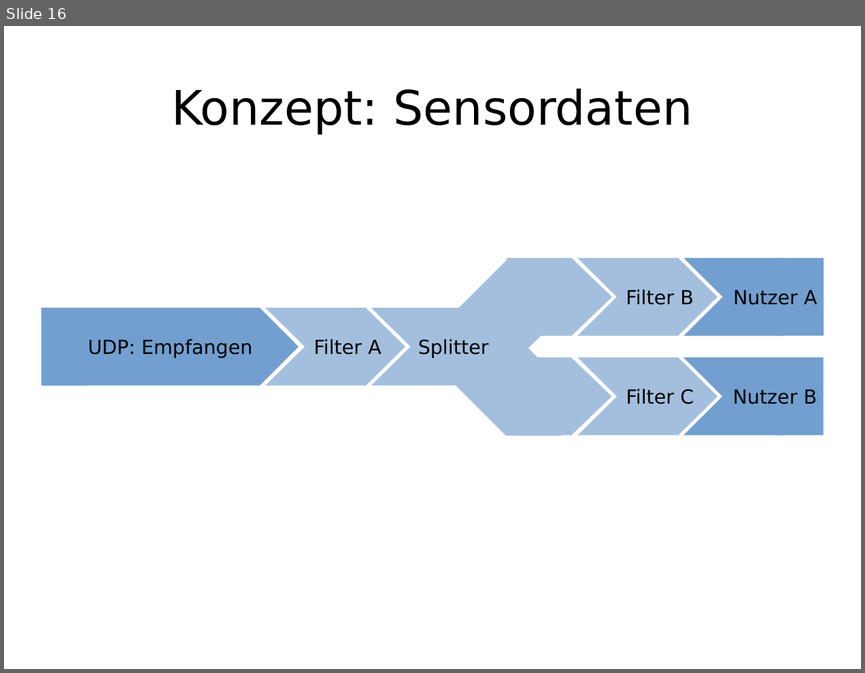
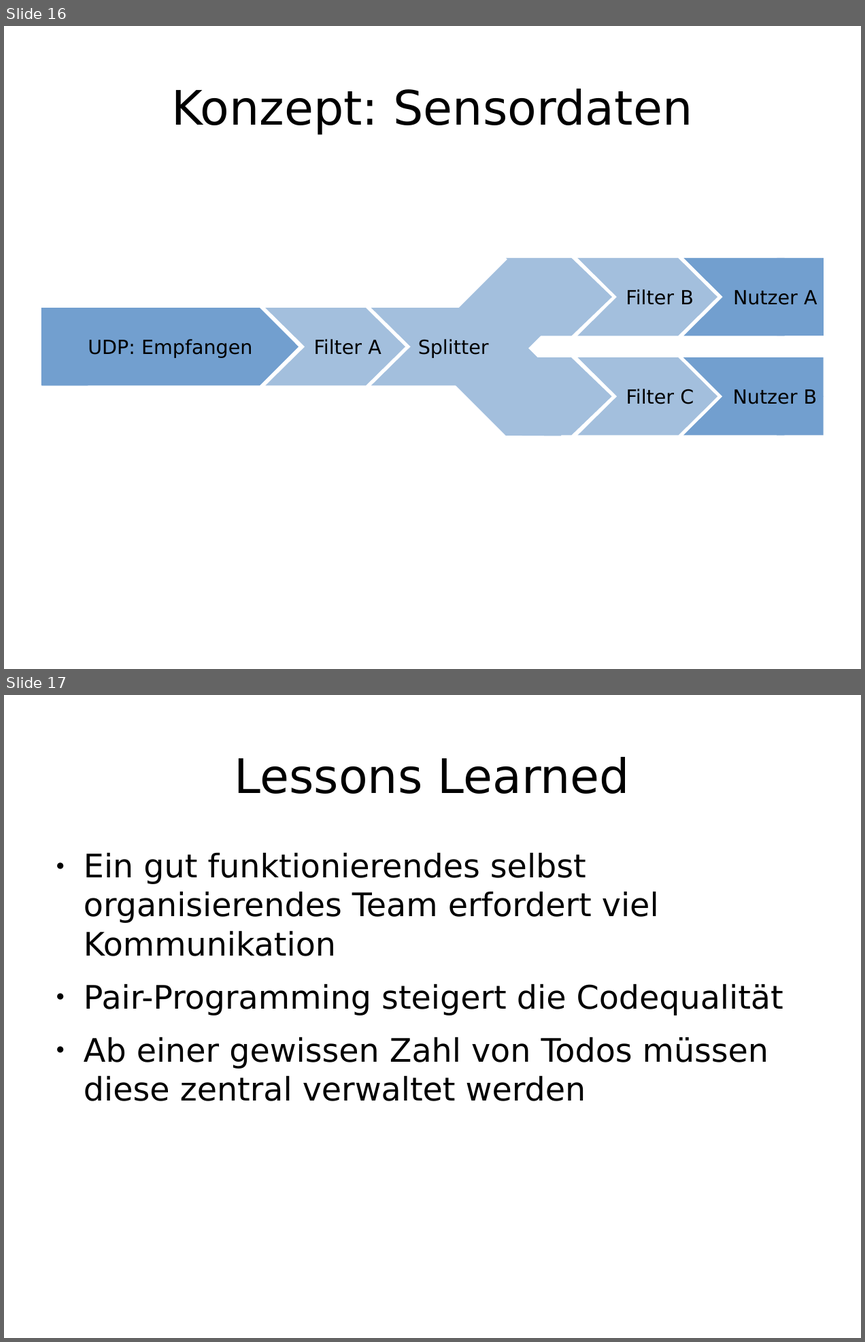
Before and after one commit to enra64/psychic-giggle, a slide deck: zwischenstand anfang dezember.odp. Shown one above the other, each under a label of ours: slide 16 before the commit, slides 16 and 17 after it. The pictures are 865x673 and 865x1342 pixels, drawn with LibreOffice and Linux fonts; fonts in the diff are those of the drawing. Boxes give left, top, right and bottom in pixels: in the first picture for what was removed or moved away, otherwise in the second. Text is boxed around its words. In the diff, an @@ line names an element or a change of style, - is before the commit and + after.

```diff
--- a/zwischenstand anfang dezember.odp
+++ b/zwischenstand anfang dezember.odp
@@ slide 17 added at [4, 695, 861, 1338], background #FFFFFF @@
@@ title added at [235, 757, 630, 794], 44 pt, text #000000 @@
+Lessons Learned
@@ text added at [84, 852, 783, 1101], 30 pt, text #000000 @@
+● Ein gut funktionierendes selbst organisierendes Team erfordert viel Kommunikation
+● Pair-Programming steigert die Codequalität
+● Ab einer gewissen Zahl von Todos müssen diese zentral verwaltet werden
```
Also in this commit, not shown: 4 slides changed, 2 other slides added, 5 slides removed, 2 other files.
